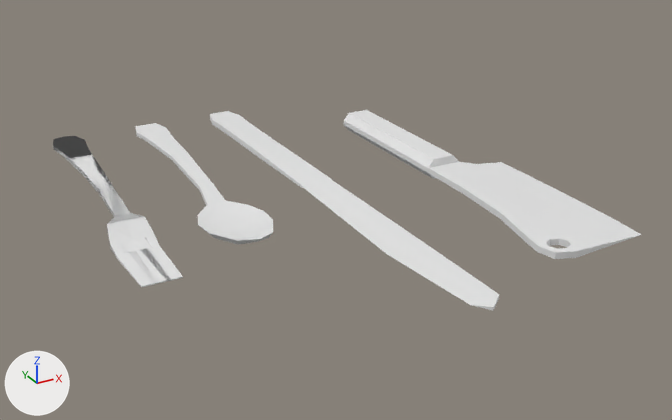
One commit to the Blender file Assets/_Game/Content/Levels/Kitchen/Utensils/BLD_Utensils.blend: the scene before it, then after it.
Both versions are drawn from a camera (50 mm lens) standing at (-8.8, -38.1, 14.5) and looking at (8.8, -6.0, -1.5). Lighting does not change. The marker at lower left points along +X, +Y and +Z. The picture after the commit comes second. Materials are left out; every surface is plain grey.

In view in the first picture: 'COL-Fork', 'Fork', 'Knife', 'MeatCleaver', 'Spoon'.
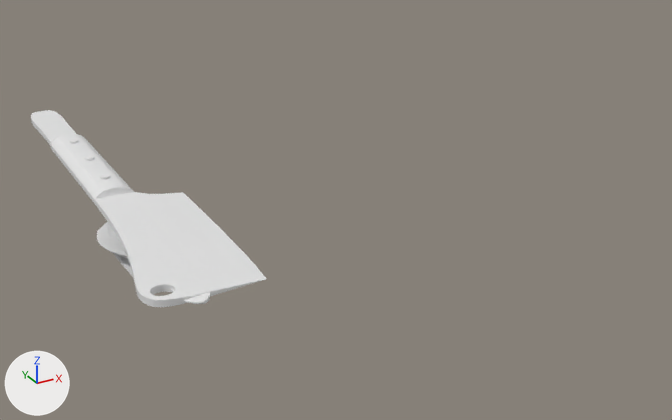
The change in detail:
me_spoon is used by ob_spoon; location (3.94, -3.39, -0.54).
me_spoon had 66 vertices, 66 faces and spanned x -1.43..1.41, y -5.58..7.76, z -0.71..0.64.
me_spoon now has 66 vertices, 66 faces and spans x -1.42..1.42, y -8.51..4.83, z -1.25..0.1.
me_spoon part 2: the whole mesh is moved by (0.01, -2.93, -0.53).
me_cube_002 has 51 vertices, 50 faces and spans x -1.0..0.7, y -13.6..8.9, z -0.1..0.1.
me_cube_002 is used by ob_knife; location (7.83, -4.57, 0.0).
me_cube_002 part 3: creased or bevel-weighted edges go from 0 to 49.
me_cube_001 is used by ob_meatcleaver; location (13.5, -3.46, -0.01).
me_cube_001 had 69 vertices, 84 faces and spanned x -1.7..2.6, y -13.0..3.7, z -0.5..0.5.
me_cube_001 now has 125 vertices, 140 faces and spans x -1.7..2.6, y -13.0..3.7, z -0.5..0.5.
me_cube_001 part 4: 64 vertices added at x -0.8..0.8, y -2.7..2.7, z -0.5..0.5.
me_cube_001 part 5: 8 vertices removed from x -1.4..-0.5, y -12.6..-11.8, z 0.0.
me_fork has 90 vertices, 86 faces and spans x -0.89..0.89, y -9.16..4.51, z -1.29..0.1.
me_fork is used by ob_fork; location (0.0, 0.0, 0.0).
me_fork part 1: creased or bevel-weighted edges go from 0 to 90.
Object 'Spoon' (ob_spoon) moves from (3.94, -3.39, -0.54) to (0.0, 0.0, 0.0).
Object 'Spoon' (ob_spoon) gains a SUBSURF modifier named 'Subdivision'.
Object 'Knife' (ob_knife) moves from (7.83, -4.57, 0.0) to (0.0, 0.0, 0.0).
Object 'Knife' (ob_knife) gains a SUBSURF modifier named 'Subdivision'.
Object 'MeatCleaver' (ob_meatcleaver) moves from (13.5, -3.46, -0.01) to (0.0, 0.0, 0.0).
Object 'MeatCleaver' (ob_meatcleaver) gains a SUBSURF modifier named 'Subdivision'.
Object 'Fork' (ob_fork) gains a SUBSURF modifier named 'Subdivision'.

Where the change shows, as pixel boxes (x1, y1, x2, y2) in the pictures (672 x 420 px):
'MeatCleaver', reshaped, moved, modifiers changed (27% narrower, 16% taller)
    before: (344, 110, 641, 259)
    after: (50, 134, 266, 307)
'Knife', shading changed, moved, modifiers changed
    before: (210, 111, 500, 310)
    after: (31, 110, 210, 304)
'Spoon', moved, modifiers changed
    before: (136, 123, 273, 244)
    after: (97, 222, 127, 258)
part 1 of me_fork, shading changed
    before: (53, 136, 183, 287)
    after: (109, 231, 133, 277)
part 4 of me_cube_001, added
    after: (50, 134, 132, 204)
part 5 of me_cube_001, deleted
    before: (546, 239, 571, 247)
'COL-Fork', unchanged, covered by the edit
    before: (102, 170, 183, 287)
    after: (107, 223, 126, 269)
